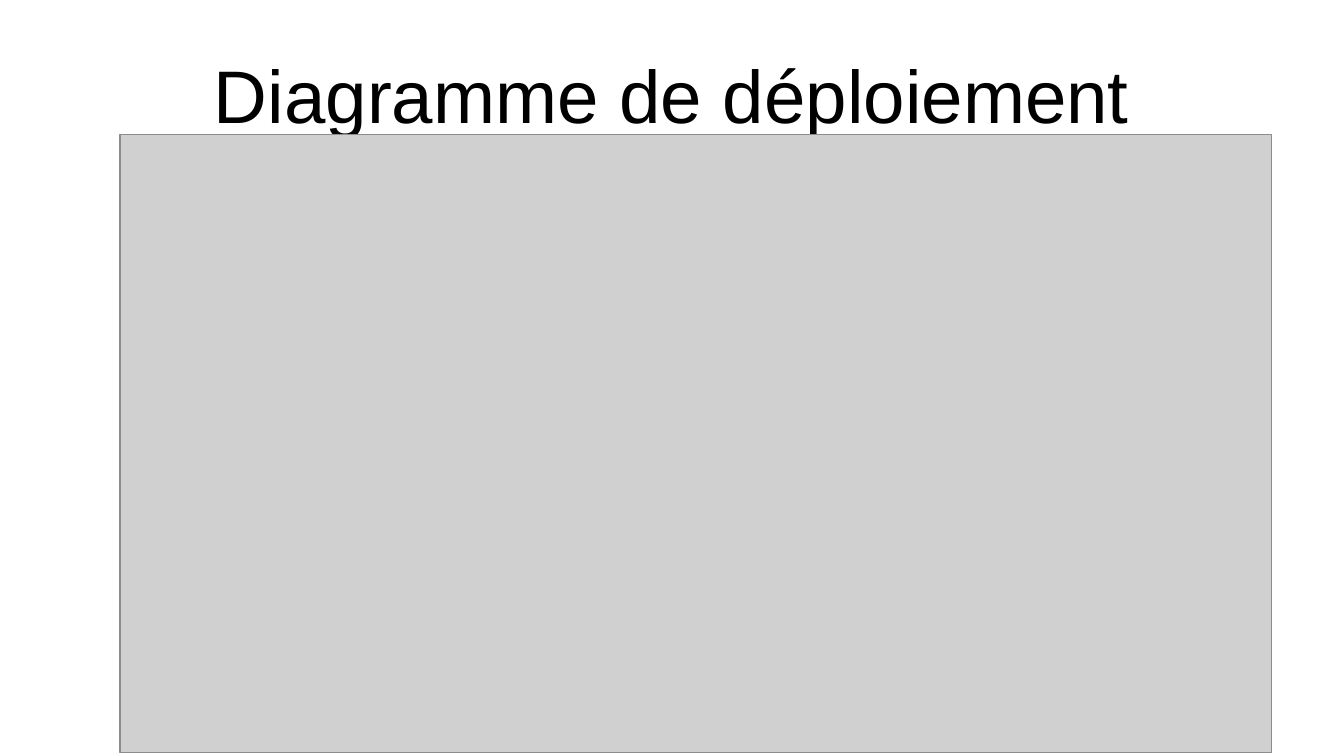
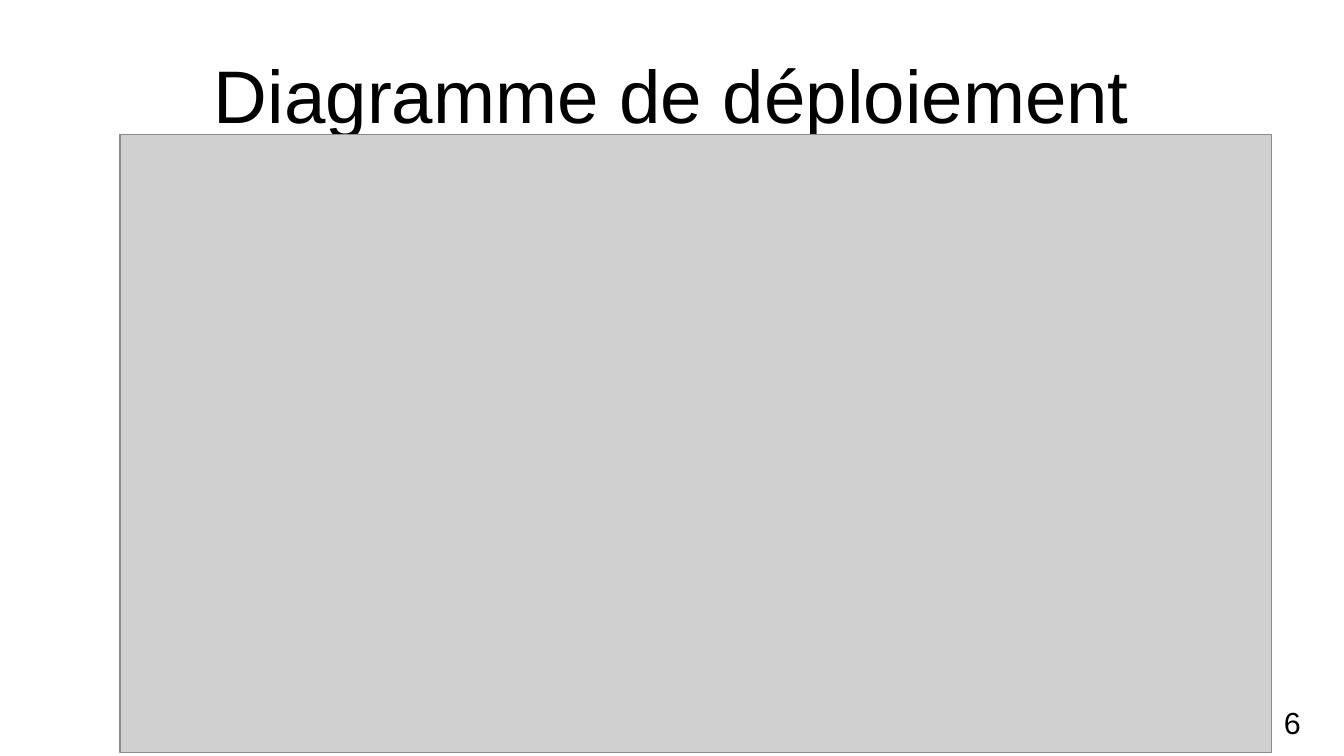
Before and after one commit to RaphaelTep/Projet-Serre, a slide deck: slide 6 of Presentation_Projet_Serre.odp. Drawn at 1344x756 pixels with LibreOffice and Linux fonts; fonts in the diff are those of the drawing; grey boxes stand for pictures. Boxes give left, top, right and bottom in pixels: in the first picture for what was removed or moved away, otherwise in the second. Text is boxed around its words. In the diff, an @@ line names an element or a change of style, - is before the commit and + after.

```diff
--- a/Presentation_Projet_Serre.odp
+++ b/Presentation_Projet_Serre.odp
@@ text added at box(1284, 712, 1301, 735), 18 pt, text #000000 @@
+6
```
Also in this commit, not shown: 4 other slides changed, 1 slide added, 1 slide removed.
